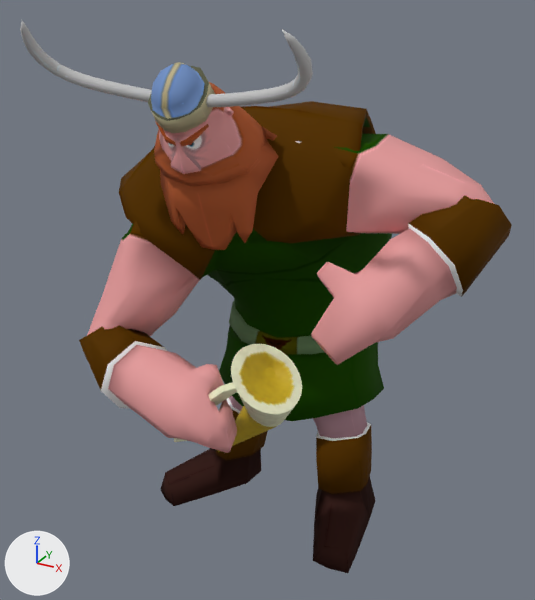
One commit to the OBJ model assets/Animacion/Vikingo/Celebracion/vikingoCelebracion_000501.obj: the scene before it, then after it.
One viewpoint serves both versions: a 50 mm lens placed at (3.75, -6.5, 6.21), pointed at (0.11, 0.11, 2.9). Every picture has the same lights, and +X, +Y and +Z are marked at lower left. Where no turn or scale is listed for an object, it has been applied to the vertices.

The scene before the commit, as lines of its bpy script (objects in view):
```python
me_jarra_jarrah = bpy.data.meshes.new('jarra_jarraH')
me_jarra_jarrah.from_pydata(...)  # 212 vertices, 211 faces; spans x -0.13..1.17, y -1.66..-0.64, z 1.29..3.06
me_jarra_jarrah.materials.append(mat_jarramat)
me_vilkingo_ikingoh = bpy.data.meshes.new('Vilkingo_ikingoH')
me_vilkingo_ikingoh.from_pydata(...)  # 2056 vertices, 2075 faces; spans x -1.67..2.59, y -1.96..2.53, z -0.15..5.88
me_vilkingo_ikingoh.materials.append(mat_vikingomat)
ob_jarra_jarrah = bpy.data.objects.new('jarra_jarraH', me_jarra_jarrah)
ob_jarra_jarrah.location = (0.0, 0.0, 0.0)
ob_vilkingo_ikingoh = bpy.data.objects.new('Vilkingo_ikingoH', me_vilkingo_ikingoh)
ob_vilkingo_ikingoh.location = (0.0, 0.0, 0.0)
```
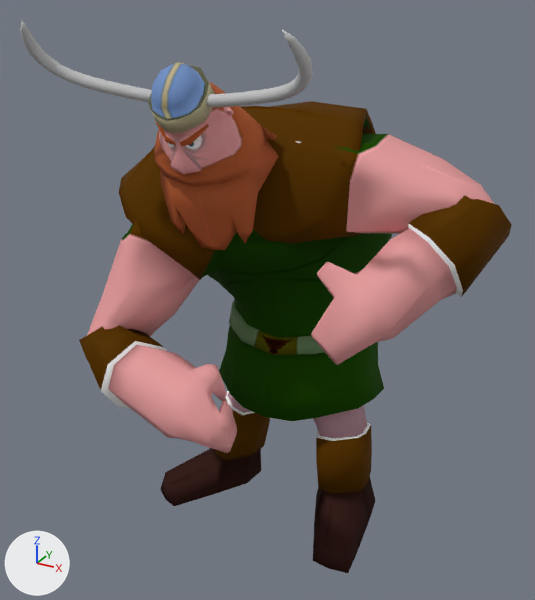
Changed parts and their boxes [x1, y1, x2, y2] in the pictures (535 x 600 px):
'jarra_jarraH', deleted: before [174, 344, 302, 452]

The edits, one by one:
Object 'jarra_jarraH' (ob_jarra_jarrah) is deleted.
